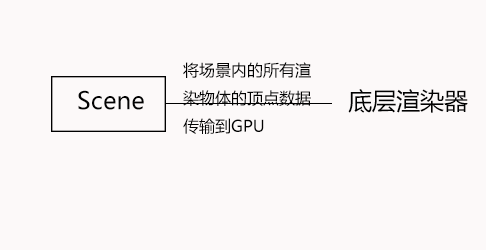
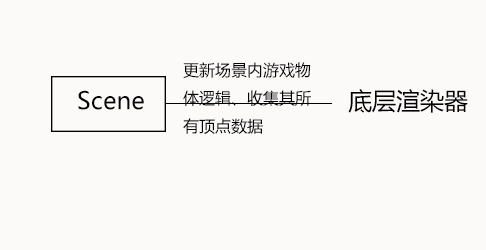
Layers edited between the first and the second (486, 250) image:
renamed "将场景内的所有渲染物体的顶点数据 传输到GPU" to "更新场景内游戏物体逻辑、收集其所有顶点数据", painted on it over [183, 62, 311, 134]
